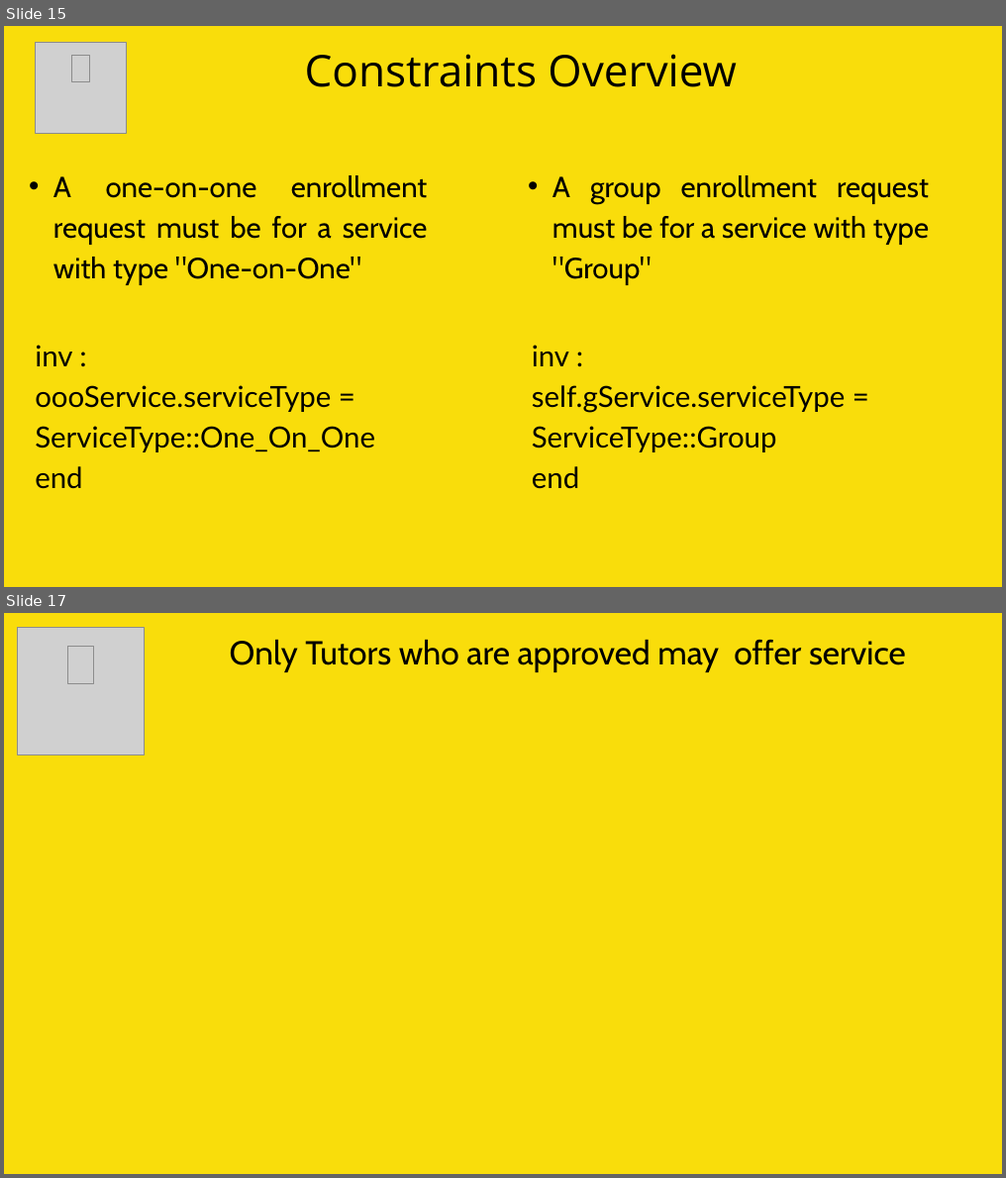
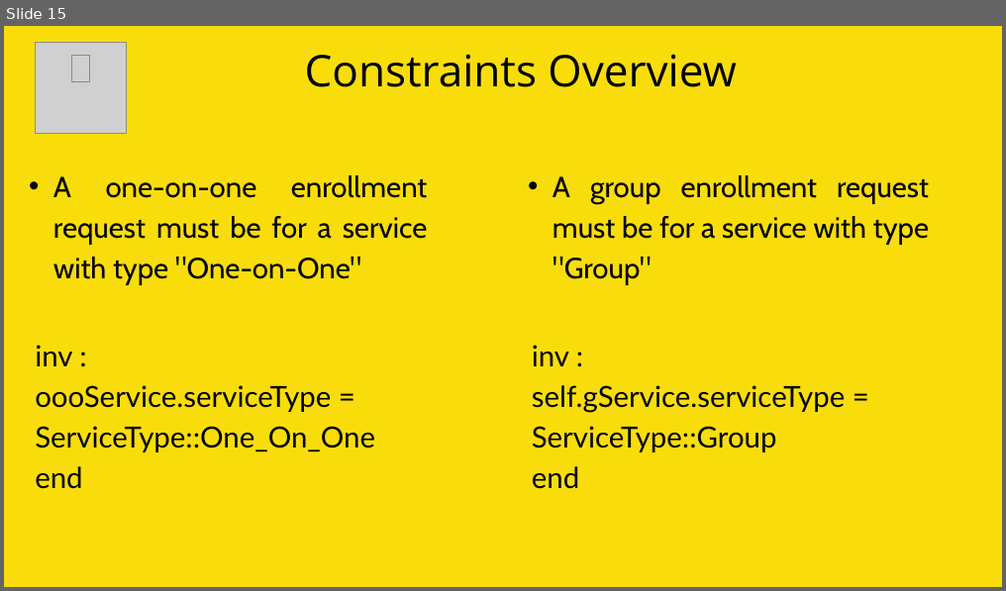
Before and after one commit to Jiinngerbread/TutorsJA, a slide deck: TutorJA - P2.pptx. Shown one above the other, each under a label of ours: slides 15 and 17 before the commit, slide 15 after it; the slides between them are not shown. The pictures are 1006x1178 and 1006x591 pixels, drawn with LibreOffice and Linux fonts; fonts in the diff are those of the drawing; grey boxes stand for pictures. Boxes give left, top, right and bottom in pixels: in the first picture for what was removed or moved away, otherwise in the second. Text is boxed around its words. In the diff, an @@ line names an element or a change of style, - is before the commit and + after.

```diff
--- a/TutorJA - P2.pptx
+++ b/TutorJA - P2.pptx
@@ slide 17 removed at (4, 613, 1002, 1174), background #F9DD0B @@
@@ picture removed at (17, 627, 145, 755) @@
@@ text removed at (230, 639, 906, 672) @@
-Only Tutors who are approved may offer service
@@ picture removed at (68, 646, 94, 683) @@
```
Also in this commit, not shown: 7 slides added, 8 other slides removed.
